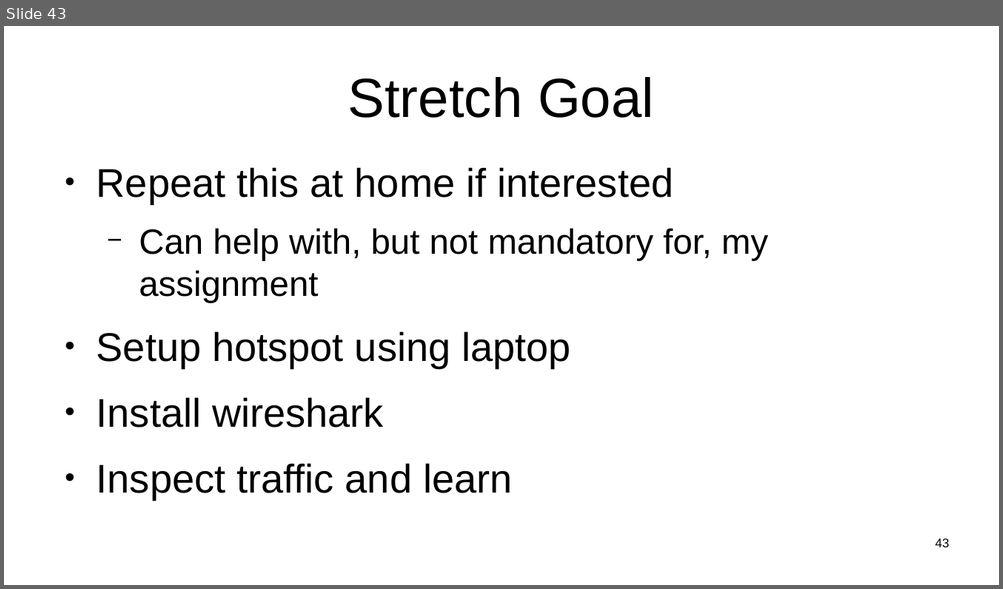
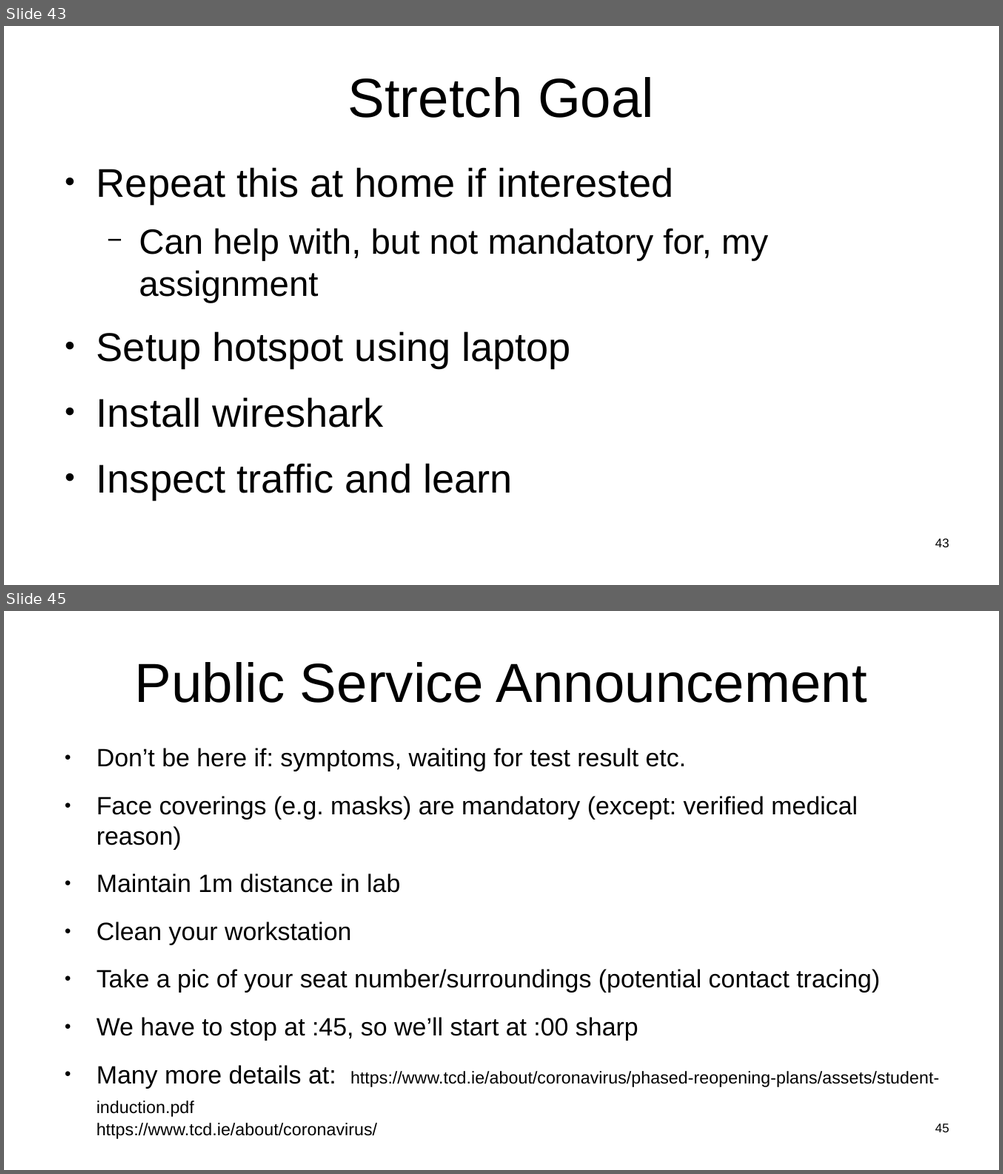
Before and after one commit to sftcd/witidtm, a slide deck: lectures/2021-2022/labs.odp. Shown one above the other, each under a label of ours: slide 43 before the commit, slides 43 and 45 after it; the slides between them are not shown. The pictures are 1003x589 and 1003x1174 pixels, drawn with LibreOffice and Linux fonts; fonts in the diff are those of the drawing. Boxes give left, top, right and bottom in pixels: in the first picture for what was removed or moved away, otherwise in the second. Text is boxed around its words. In the diff, an @@ line names an element or a change of style, - is before the commit and + after.

```diff
--- a/lectures/2021-2022/labs.odp
+++ b/lectures/2021-2022/labs.odp
@@ slide 45 added at (x1=4, y1=611, x2=999, y2=1170), background #FFFFFF @@
@@ title added at (x1=135, y1=662, x2=867, y2=703), 44 pt, text #000000 @@
+Public Service Announcement
@@ text added at (x1=96, y1=748, x2=939, y2=1139), 20 pt, text #000000 @@
+● Don’t be here if: symptoms, waiting for test result etc.
+● Face coverings (e.g. masks) are mandatory (except: verified medical reason)
+● Maintain 1m distance in lab
+● Clean your workstation
+● Take a pic of your seat number/surroundings (potential contact tracing)
+● We have to stop at :45, so we’ll start at :00 sharp
+● Many more details at: https://www.tcd.ie/about/coronavirus/phased-reopening-plans/assets/student-induction.pdf
+  https://www.tcd.ie/about/coronavirus/
@@ page number added at (x1=935, y1=1124, x2=949, y2=1133), 10 pt, text #000000 @@
+45
```
Also in this commit, not shown: 5 other slides added, 3 other files.
